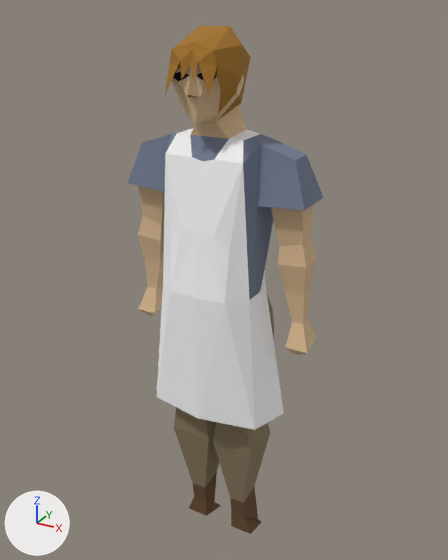
What one commit did to the glTF model public/models/food-shops.gltf.
Both versions are drawn from a camera (50 mm lens) standing at (98.4, -177.4, 201.0) and looking at (-0.5, 2.5, 111.0). Every picture has the same lights, and +X, +Y and +Z are marked at lower left. The picture after the commit comes second. Vertices at exactly the same position are counted once.
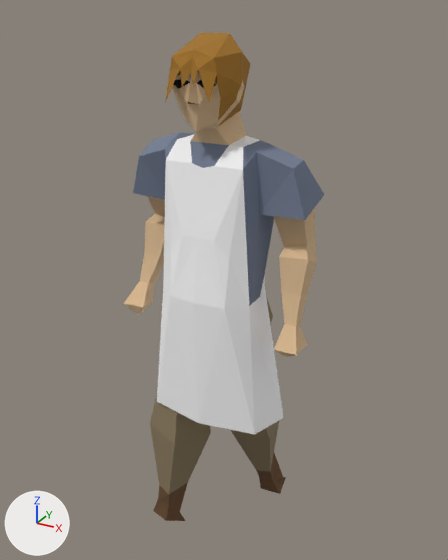
The newer file adds a shape key; the second version is drawn at full value of the shape key 'target_0' of 'Mesh_0', and the change is written as the vertex moves it makes.

Pixel boxes (x1, y1, x2, y2) of what changed, in the pictures (448 x 560 px; the box of a moved part takes in the faces that stretch with it):
'Mesh_0', reshaped: before (128, 25, 323, 534); after (124, 33, 324, 521)
part 1 of me_mesh_0, rebuilt (36% wider, 6% shorter): before (174, 294, 274, 534); after (150, 296, 286, 521)
part 2 of me_mesh_0, rebuilt (6% narrower): before (271, 204, 317, 355); after (273, 208, 316, 357)
part 3 of me_mesh_0, rebuilt: before (138, 186, 165, 316); after (124, 196, 165, 314)
part 4 of me_mesh_0, moved or reshaped: before (128, 25, 323, 430); after (133, 33, 324, 434)

The change, as a diff of the scene's bpy script:
```diff
--- a/public/models/food-shops.gltf.py
+++ b/public/models/food-shops.gltf.py
@@ me_mesh_0 @@
 # used by ob_mesh_0; location = (0.0, 0.0, 0.0)
-me_mesh_0.from_pydata(...)  # 236 vertices, 439 faces; spans x -35.0..35.0, y -20.0..12.0, z -1.0..196.0
+me_mesh_0.from_pydata(...)  # 241 vertices, 439 faces; spans x -35.0..35.0, y -42.0..33.0, z -3.0..194.0
+# me_mesh_0 part 1: the loose piece of 62 vertices spanning x -17.0..17.0, y -9.0..12.0, z -1.0..123.0 is rebuilt with 62 vertices and now spans x -27.0..19.0, y -18.0..33.0, z -3.0..121.0
+# me_mesh_0 part 2: the loose piece of 28 vertices spanning x 20.0..35.0, y -5.0..5.0, z 91.0..146.0 is rebuilt with 28 vertices and now spans x 20.0..35.0, y -14.0..8.0, z 94.0..146.0
+# me_mesh_0 part 3: the loose piece of 28 vertices spanning x -35.0..-20.0, y -5.0..5.0, z 91.0..146.0 is rebuilt with 28 vertices and now spans x -35.0..-20.0, y -15.0..12.0, z 96.0..147.0
+# me_mesh_0 part 4
+# 114 vertices are removed from x -33.0..33.0, y -20.0..10.0, z 64.0..196.0
+# 221 faces are deleted
+# 119 vertices are added at x -33.0..33.0, y -42.0..10.0, z 62.0..194.0
+# 221 new faces join them
 me_mesh_0.materials.append(mat_material_0)
```
